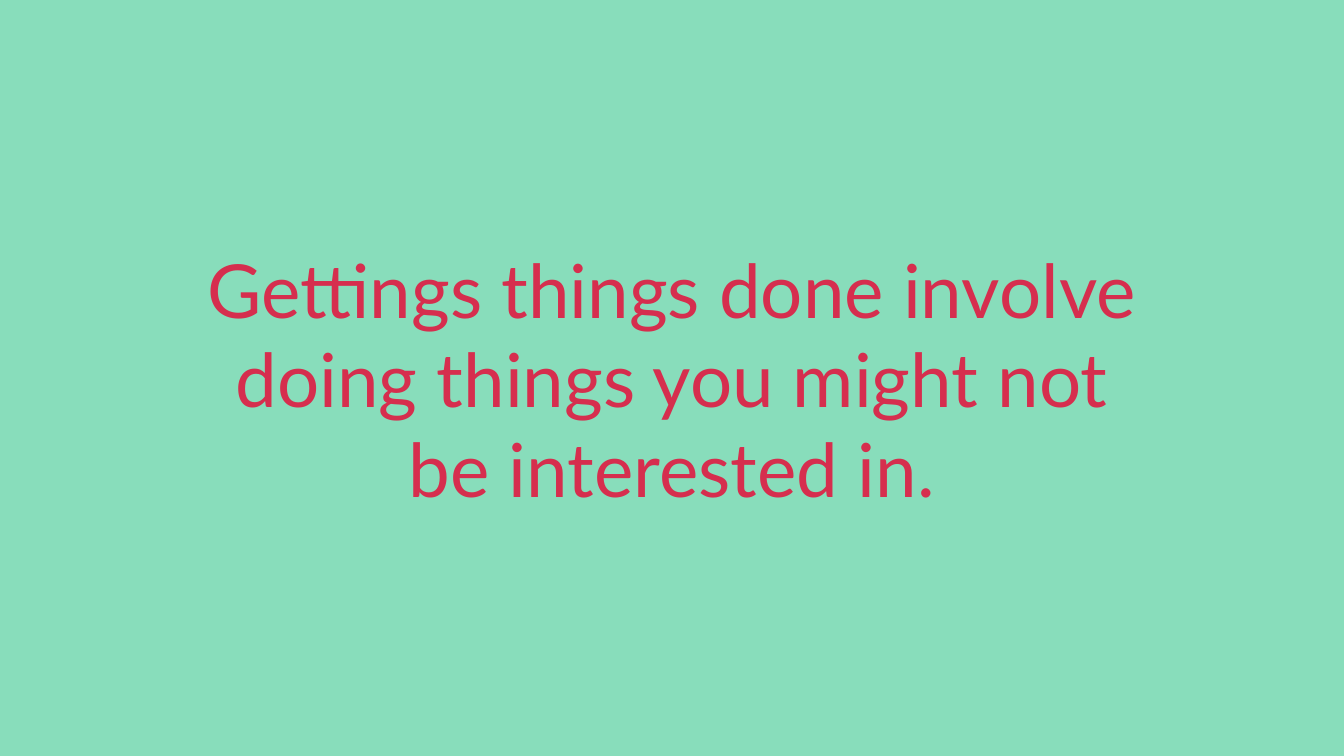
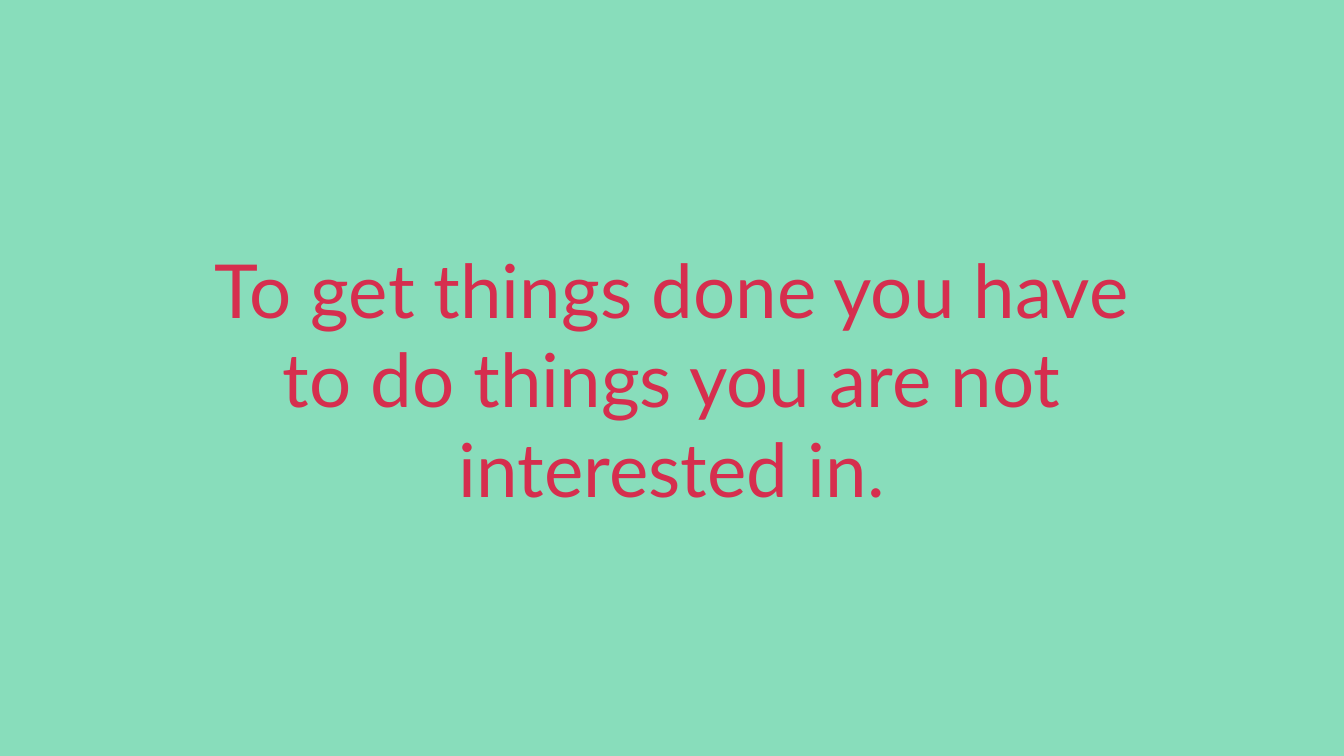
Before and after one commit to ex033067/configs, a slide deck: slide 4 of linux/auto-change-wallpaper/auto-wallpapers.odp. Drawn at 1344x756 pixels with LibreOffice and Linux fonts; fonts in the diff are those of the drawing. Boxes give left, top, right and bottom in pixels: in the first picture for what was removed or moved away, otherwise in the second. Text is boxed around its words. In the diff, an @@ line names an element or a change of style, - is before the commit and + after.

```diff
--- a/linux/auto-change-wallpaper/auto-wallpapers.odp
+++ b/linux/auto-change-wallpaper/auto-wallpapers.odp
@@ text at (x1=215, y1=263, x2=1129, y2=498): text changed @@
-Gettings things done involve doing things you might not be interested in.
+To get things done you have to do things you are not interested in.
```
Also in this commit, not shown: 1 other slide changed, 1 slide added, 1 other file.
